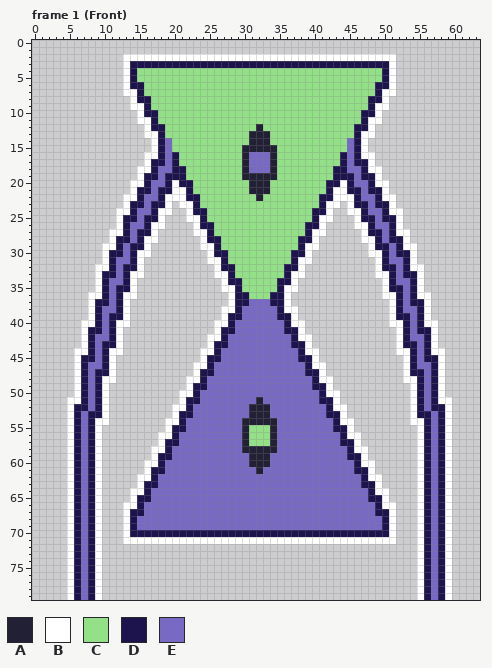
Pixel-art file: ElevatorGame/Content/graphics/characters/Hourglass.aseprite. That is the earlier state.
64x80 pixels, 12 frames. Shown: frame 1 (Front). The commit also changed other frames, which this record leaves out.
Palette (. is transparent): A #222034  B #ffffff  C #94e089  D #1d134d  E #7869c4
Pixels before, frame 1 (Front) (only the part around the change), first column x 0:
 0 ................................................................
 1 ................................................................
 2 .............BBBBBBBBBBBBBBBBBBBBBBBBBBBBBBBBBBBBBBB............
 3 .............BDDDDDDDDDDDDDDDDDDDDDDDDDDDDDDDDDDDDDB............
 4 .............BDCCCCCCCCCCCCCCCCCCCCCCCCCCCCCCCCCCCDB............
 5 .............BDCCCCCCCCCCCCCCCCCCCCCCCCCCCCCCCCCCCDB............
 6 .............BDDCCCCCCCCCCCCCCCCCCCCCCCCCCCCCCCCCDDB............
 7 .............BBDCCCCCCCCCCCCCCCCCCCCCCCCCCCCCCCCCDBB............
 8 ..............BDDCCCCCCCCCCCCCCCCCCCCCCCCCCCCCCCDDB.............
 9 ..............BBDCCCCCCCCCCCCCCCCCCCCCCCCCCCCCCCDBB.............
10 ...............BDDCCCCCCCCCCCCCCCCCCCCCCCCCCCCCDDB..............
11 ...............BBDCCCCCCCCCCCCCCCCCCCCCCCCCCCCCDBB..............
12 ................BDDCCCCCCCCCCCCCACCCCCCCCCCCCCDDB...............
13 ................BBDCCCCCCCCCCCCAAACCCCCCCCCCCCDBB...............
14 .................BDECCCCCCCCCCCAAACCCCCCCCCCCEDB................
15 .................BDECCCCCCCCCCAAAAACCCCCCCCCCEDB................
16 ................BBDEDCCCCCCCCCAEEEACCCCCCCCCDEDBB...............
17 ................BDDEDCCCCCCCCCAEEEACCCCCCCCCDEDDB...............
18 ...............BBDEEDDCCCCCCCCAEEEACCCCCCCCDDEEDBB..............
19 ...............BDDEDDDCCCCCCCCAAAAACCCCCCCCDDDEDDB..............
20 ..............BBDEEDBDDCCCCCCCCAAACCCCCCCCDDBDEEDBB.............
21 ..............BDDEDDBBDCCCCCCCCAAACCCCCCCCDBBDDEDDB.............
22 .............BBDEEDBBBDDCCCCCCCCACCCCCCCCDDBBBDEEDBB............
23 .............BDDEDDB.BBDCCCCCCCCCCCCCCCCCDBB.BDDEDDB............
24 ............BBDEEDBB..BDDCCCCCCCCCCCCCCCDDB..BBDEEDBB...........
25 ............BDDEDDB...BBDCCCCCCCCCCCCCCCDBB...BDDEDDB...........
26 ............BDEEDBB....BDDCCCCCCCCCCCCCDDB....BBDEEDB...........
27 ...........BBDEDDB.....BBDCCCCCCCCCCCCCDBB.....BDDEDBB..........
28 ...........BDDEDBB......BDDCCCCCCCCCCCDDB......BBDEDDB..........
29 ..........BBDEDDB.......BBDCCCCCCCCCCCDBB.......BDDEDBB.........
30 ..........BDDEDBB........BDDCCCCCCCCCDDB........BBDEDDB.........
31 ..........BDEEDB.........BBDCCCCCCCCCDBB.........BDEEDB.........
32 .........BBDEDDB..........BDDCCCCCCCDDB..........BDDEDBB........
33 .........BDDEDBB..........BBDCCCCCCCDBB..........BBDEDDB........
34 .........BDEEDB............BDDCCCCCDDB............BDEEDB........
35 .........BDEDDB............BBDCCCCCDBB............BDDEDB........
36 ........BBDEDBB.............BDDCCCDDB.............BBDEDBB.......
37 ........BDDEDB..............BDDEEEDDB..............BDEDDB.......
38 ........BDEEDB.............BBDEEEEEDBB.............BDEEDB.......
39 ........BDEDDB.............BDDEEEEEDDB.............BDDEDB.......
40 .......BBDEDBB............BBDEEEEEEEDBB............BBDEDBB......
41 .......BDDEDB.............BDDEEEEEEEDDB.............BDEDDB......
42 .......BDEEDB............BBDEEEEEEEEEDBB............BDEEDB......
43 .......BDEDDB............BDDEEEEEEEEEDDB............BDDEDB......
44 ......BBDEDBB...........BBDEEEEEEEEEEEDBB...........BBDEDBB.....
45 ......BDDEDB............BDDEEEEEEEEEEEDDB............BDEDDB.....
46 ......BDEEDB...........BBDEEEEEEEEEEEEEDBB...........BDEEDB.....
47 ......BDEDDB...........BDDEEEEEEEEEEEEEDDB...........BDDEDB.....
48 ......BDEDBB..........BBDEEEEEEEEEEEEEEEDBB..........BBDEDB.....
49 ......BDEDB...........BDDEEEEEEEEEEEEEEEDDB...........BDEDB.....
50 ......BDEDB..........BBDEEEEEEEEEEEEEEEEEDBB..........BDEDB.....
51 .....BBDEDB..........BDDEEEEEEEEAEEEEEEEEDDB..........BDEDBB....
52 .....BDDEDB.........BBDEEEEEEEEAAAEEEEEEEEDBB.........BDEDDB....
53 .....BDEDDB.........BDDEEEEEEEEAAAEEEEEEEEDDB.........BDDEDB....
54 .....BDEDBB........BBDEEEEEEEEAAAAAEEEEEEEEDBB........BBDEDB....
55 .....BDEDB.........BDDEEEEEEEEACCCAEEEEEEEEDDB.........BDEDB....
56 .....BDEDB........BBDEEEEEEEEEACCCAEEEEEEEEEDBB........BDEDB....
57 .....BDEDB........BDDEEEEEEEEEACCCAEEEEEEEEEDDB........BDEDB....
58 .....BDEDB.......BBDEEEEEEEEEEAAAAAEEEEEEEEEEDBB.......BDEDB....
59 .....BDEDB.......BDDEEEEEEEEEEEAAAEEEEEEEEEEEDDB.......BDEDB....
60 .....BDEDB......BBDEEEEEEEEEEEEAAAEEEEEEEEEEEEDBB......BDEDB....
61 .....BDEDB......BDDEEEEEEEEEEEEEAEEEEEEEEEEEEEDDB......BDEDB....
62 .....BDEDB.....BBDEEEEEEEEEEEEEEEEEEEEEEEEEEEEEDBB.....BDEDB....
63 .....BDEDB.....BDDEEEEEEEEEEEEEEEEEEEEEEEEEEEEEDDB.....BDEDB....
64 .....BDEDB....BBDEEEEEEEEEEEEEEEEEEEEEEEEEEEEEEEDBB....BDEDB....
65 .....BDEDB....BDDEEEEEEEEEEEEEEEEEEEEEEEEEEEEEEEDDB....BDEDB....
66 .....BDEDB...BBDEEEEEEEEEEEEEEEEEEEEEEEEEEEEEEEEEDBB...BDEDB....
67 .....BDEDB...BDDEEEEEEEEEEEEEEEEEEEEEEEEEEEEEEEEEDDB...BDEDB....
68 .....BDEDB...BDEEEEEEEEEEEEEEEEEEEEEEEEEEEEEEEEEEEDB...BDEDB....
69 .....BDEDB...BDEEEEEEEEEEEEEEEEEEEEEEEEEEEEEEEEEEEDB...BDEDB....
70 .....BDEDB...BDDDDDDDDDDDDDDDDDDDDDDDDDDDDDDDDDDDDDB...BDEDB....
71 .....BDEDB...BBBBBBBBBBBBBBBBBBBBBBBBBBBBBBBBBBBBBBB...BDEDB....
72 .....BDEDB.............................................BDEDB....
73 .....BDEDB.............................................BDEDB....
74 .....BDEDB.............................................BDEDB....
75 .....BDEDB.............................................BDEDB....
After:
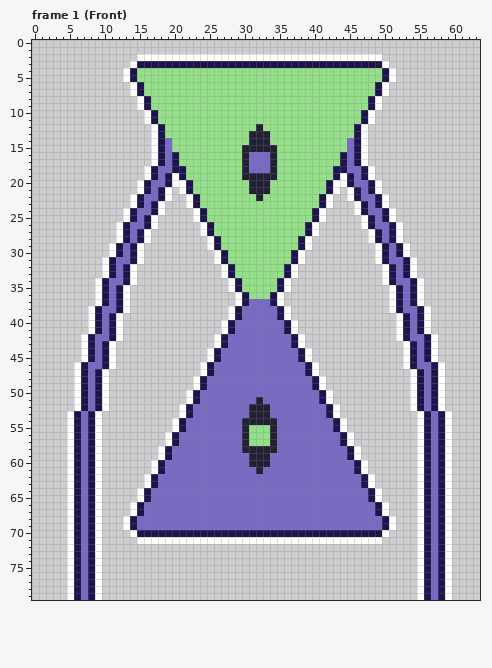
Diff:
Frame 1 (Front):
The edit turns colour D into colour B in row 3 at x 14 and 50; in row 6 at x 14 and 50; in row 8 at x 15 and 49; in row 10 at x 16 and 48; in row 12 at x 17 and 47; in row 17 at x 17 and 47.
The edit turns colour D into colour B in row 19 at x 16, 20, 44 and 48; in row 20 at x 21 and 43; in row 21 at x 15, 19, 45 and 49; in row 22 at x 22 and 42; in row 23 at x 14, 18, 46 and 50; in row 24 at x 23 and 41.
The edit turns colour D into colour B in row 25 at x 13, 17, 47 and 51; in row 26 at x 24 and 40; in row 27 at x 16 and 48; in row 28 at x 12, 25, 39 and 52; in row 29 at x 15 and 49; in row 30 at x 11, 26, 38 and 53.
The edit turns colour D into colour B in row 32 at x 14, 27, 37 and 50; in row 33 at x 10 and 54; in row 34 at x 28 and 36; in row 35 at x 13 and 51; in row 36 at x 29 and 35; in row 37 at x 9, 29, 35 and 55.
The edit turns colour D into colour B in row 39 at x 12, 28, 36 and 52; in row 41 at x 8, 27, 37 and 56; in row 43 at x 11, 26, 38 and 53; in row 45 at x 7, 25, 39 and 57; in row 47 at x 10, 24, 40 and 54; in row 49 at x 23 and 41.
The edit turns colour D into colour B in row 51 at x 22 and 42; in row 52 at x 6 and 58; in row 53 at x 9, 21, 43 and 55; in row 55 at x 20 and 44; in row 57 at x 19 and 45; in row 59 at x 18 and 46.
The edit turns colour D into colour B in row 61 at x 17 and 47; in row 63 at x 16 and 48; in row 65 at x 15 and 49; in row 67 at x 14 and 50; in row 70 at x 14 and 50.
Colour B is removed in row 2 at x 13 to 14 and 50 to 51; in row 3 at x 13 and 51; in rows 6 to 7 at x 13 and 51; in rows 8 to 9 at x 14 and 50; in rows 10 to 11 at x 15 and 49; in rows 12 to 13 at x 16 and 48.
Colour B is removed in rows 16 to 17 at x 16 and 48; in rows 18 to 19 at x 15 and 49; in row 20 at x 14 and 50; in row 21 at x 14, 20, 44 and 50; in row 22 at x 13, 20 to 21, 43 to 44 and 51; in row 23 at x 13, 19, 21, 43, 45 and 51.
Colour B is removed in row 24 at x 12, 19, 22, 42, 45 and 52; in row 25 at x 12, 18, 22, 42, 46 and 52; in row 26 at x 18, 23, 41 and 46; in row 27 at x 11, 17, 23, 41, 47 and 53; in row 28 at x 11, 17, 24, 40, 47 and 53; in row 29 at x 10, 16, 24, 40, 48 and 54.
Colour B is removed in row 30 at x 10, 16, 25, 39, 48 and 54; in row 31 at x 25 and 39; in rows 32 to 33 at x 9, 15, 26, 38, 49 and 55; in row 34 at x 27 and 37; in row 35 at x 14, 27, 37 and 50; in row 36 at x 8, 14, 28, 36, 50 and 56.
Colour B is removed in row 37 at x 8, 28, 36 and 56; in row 38 at x 27 and 37; in row 39 at x 13, 27, 37 and 51; in row 40 at x 7, 13, 26, 38, 51 and 57; in row 41 at x 7, 26, 38 and 57; in row 42 at x 25 and 39.
Colour B is removed in row 43 at x 12, 25, 39 and 52; in row 44 at x 6, 12, 24, 40, 52 and 58; in row 45 at x 6, 24, 40 and 58; in row 46 at x 23 and 41; in row 47 at x 11, 23, 41 and 53; in row 48 at x 11, 22, 42 and 53.
Colour B is removed in row 49 at x 22 and 42; in row 50 at x 21 and 43; in row 51 at x 5, 21, 43 and 59; in row 52 at x 5, 20, 44 and 59; in row 53 at x 10, 20, 44 and 54; in row 54 at x 10, 19, 45 and 54.
Colour B is removed in row 55 at x 19 and 45; in rows 56 to 57 at x 18 and 46; in rows 58 to 59 at x 17 and 47; in rows 60 to 61 at x 16 and 48; in rows 62 to 63 at x 15 and 49; in rows 64 to 65 at x 14 and 50.
Colour B is removed in rows 66 to 67 at x 13 and 51; in row 70 at x 13 and 51; in row 71 at x 13 to 14 and 50 to 51.
